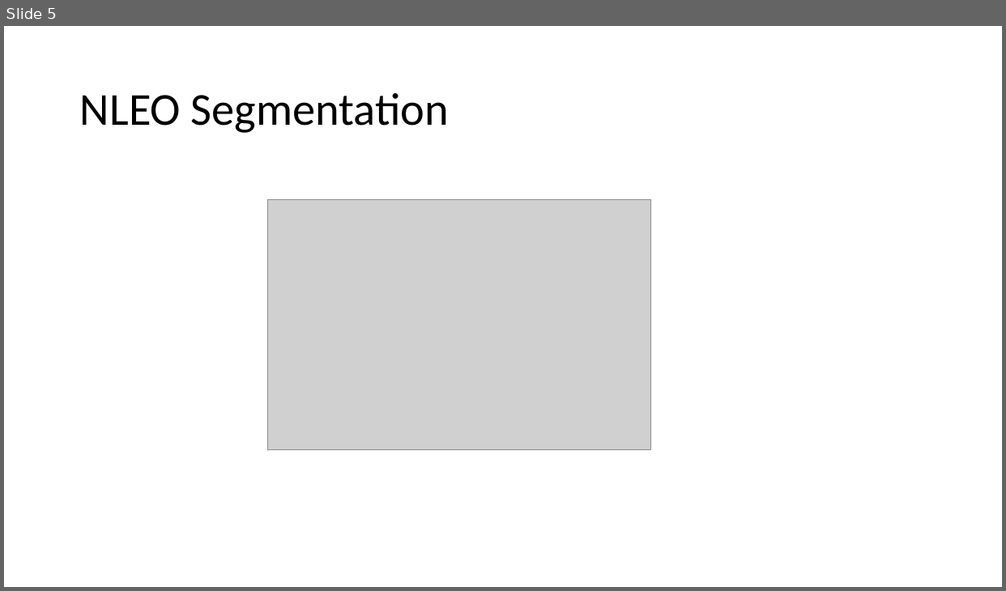
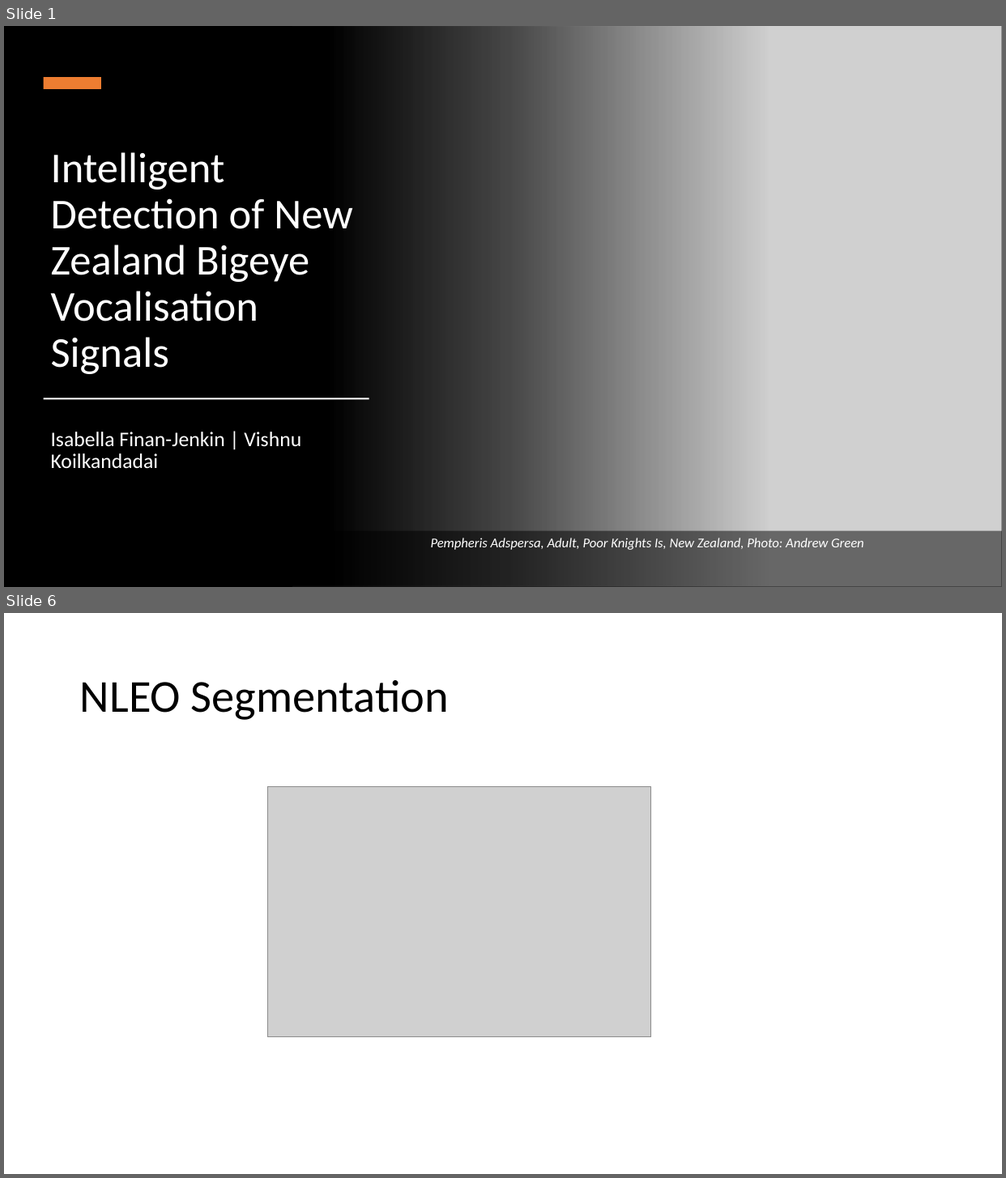
Before and after one commit to vkoil/pempheris-adspersa-alphabetisation, a slide deck: Bigeye Vocalisation.pptx. Shown one above the other, each under a label of ours: slide 5 before the commit, slides 1 and 6 after it; the slides between them are not shown. The pictures are 1006x591 and 1006x1178 pixels, drawn with LibreOffice and Linux fonts; fonts in the diff are those of the drawing; grey boxes stand for pictures. Boxes give left, top, right and bottom in pixels: in the first picture for what was removed or moved away, otherwise in the second. Text is boxed around its words. In the diff, an @@ line names an element or a change of style, - is before the commit and + after.

```diff
--- a/Bigeye Vocalisation.pptx
+++ b/Bigeye Vocalisation.pptx
@@ slide 1 added at <box>4,26,1002,587</box>, background #000000 @@
@@ rectangle added at <box>4,26,769,587</box>, fill gradient #000000 @@
@@ picture added at <box>292,26,1002,587</box> @@
@@ rectangle added at <box>44,77,101,89</box>, fill #ED7D31 @@
@@ title added at <box>51,152,352,374</box>, 41 pt, text #FFFFFF @@
+Intelligent Detection of New Zealand Bigeye Vocalisation Signals
@@ rectangle added at <box>44,398,369,399</box>, fill #FFFFFF @@
@@ subtitle added at <box>51,432,301,469</box>, 20 pt, text #FFFFFF @@
+Isabella Finan-Jenkin | Vishnu Koilkandadai
@@ rectangle added at <box>292,531,1002,587</box>, fill #000000 at 50% opacity, 13 pt, text #FFFFFF, italic @@
+Pempheris Adspersa, Adult, Poor Knights Is, New Zealand, Photo: Andrew Green
@@ what was slide 5 is now slide 6 @@
```
Also in this commit, not shown: 2 slides changed, 2 other slides added, 2 slides removed.
